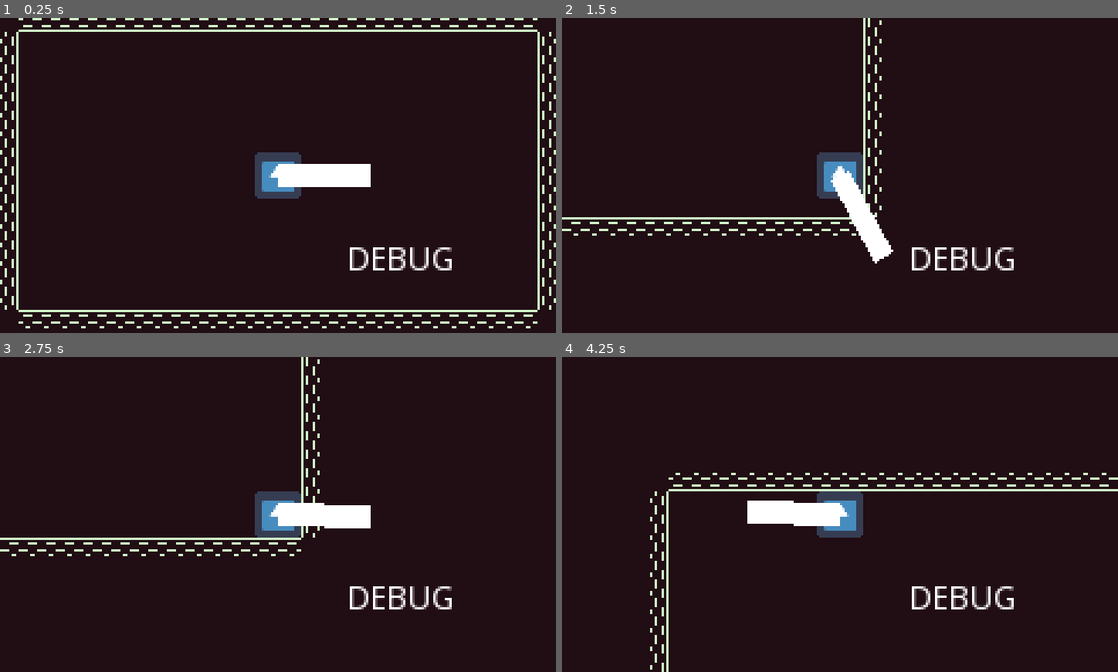
Above: before the commit, frames 1-4 (two rows, left to right).
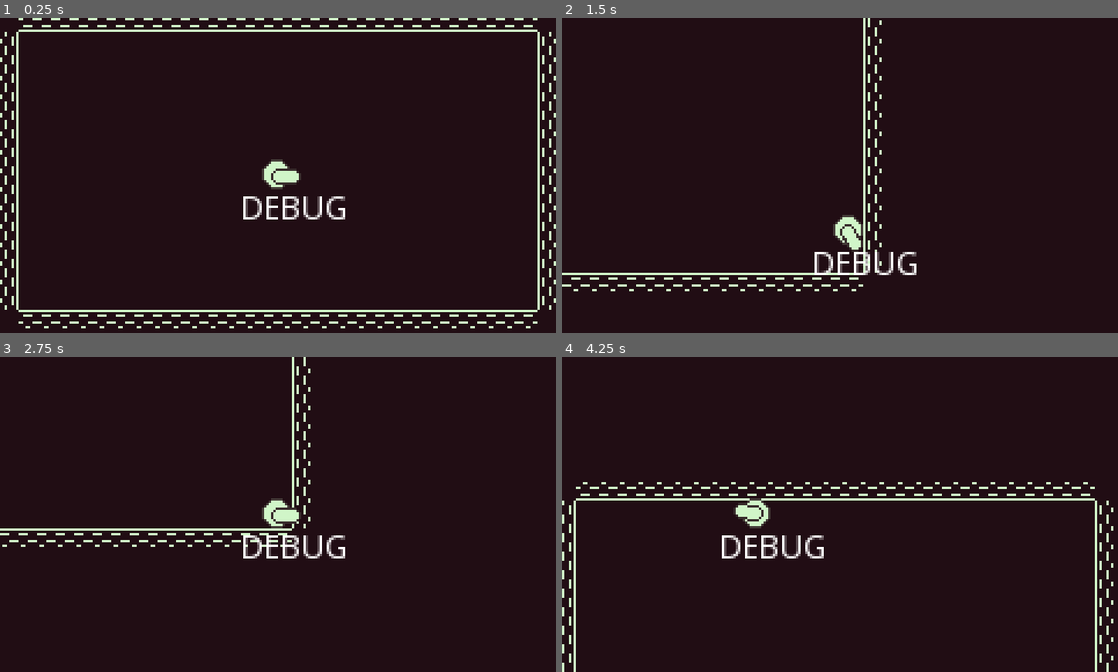
Above: after the commit, the same moments.

Repository: leafo/godot-game-1
Game: Godot game, scene res://Node.tscn
Same seed, same stepped clock (60 frames per second), same inputs: the game is played once before the commit and once after it. The engine's default icon, where the game draws it, is replaced by a stand-in: a white triangle on a blue panel in a dark square.
Inputs:
- Up to frame 1 (0.25 s): no input
- Up to frame 2 (1.5 s): tap Enter (ui_accept) at 0.5, 0.77 s; hold Right (ui_right) 0.53-1.28 s; hold Down (ui_down) from 1.28 s (still down)
- Up to frame 3 (2.75 s): tap Enter (ui_accept) at 1.52 s; release Down (ui_down) at 2.03 s; hold Right (ui_right) from 2.03 s (still down)
- Up to frame 4 (4.25 s): release Right (ui_right) at 2.78 s; hold Up (ui_up) 2.78-3.53 s; tap Enter (ui_accept) at 3.02, 3.77 s; hold Left (ui_left) from 3.53 s (still down)

The runs differ from the first frame. In frame 1, 3.4% of the frame differs, in the area x 43-82%, y 42-81%; in frame 2, 5.3%; in frame 3, 5.9%; in frame 4, 7.9%, in the area x 0-100%, y 36-100%.

Commit message:
add turrent

Diff:
--- a/Node.tscn
+++ b/Node.tscn
@@ -1,13 +1,14 @@
-[gd_scene load_steps=5 format=2]
+[gd_scene load_steps=6 format=2]
 
 [ext_resource path="res://Tiles.tres" type="TileSet" id=1]
 [ext_resource path="res://Player.gd" type="Script" id=2]
-[ext_resource path="res://icon.png" type="Texture" id=3]
+[ext_resource path="res://player.png" type="Texture" id=3]
+[ext_resource path="res://turrent.png" type="Texture" id=4]
 
 [sub_resource type="RectangleShape2D" id=1]
 
 custom_solver_bias = 0.0
-extents = Vector2( 10, 10 )
+extents = Vector2( 6, 6 )
 
 [node name="Node" type="Node" index="0"]
 
@@ -47,29 +48,17 @@
 "_edit_group_": true
 }
 
-[node name="Sprite" type="Sprite" parent="Player" index="0"]
+[node name="Body" type="Sprite" parent="Player" index="0"]
 
-scale = Vector2( 0.3, 0.3 )
 texture = ExtResource( 3 )
-_sections_unfolded = [ "Transform" ]
+_sections_unfolded = [ "Offset", "Transform" ]
 
-[node name="Gun" type="ColorRect" parent="Player" index="1"]
+[node name="Gun" type="Sprite" parent="Player" index="1"]
 
-anchor_left = 0.0
-anchor_top = 0.0
-anchor_right = 0.0
-anchor_bottom = 0.0
-margin_top = -5.0
-margin_right = 40.0
-margin_bottom = 5.0
-rect_pivot_offset = Vector2( 0, 5 )
-rect_clip_content = false
-mouse_filter = 0
-mouse_default_cursor_shape = 0
-size_flags_horizontal = 1
-size_flags_vertical = 1
-color = Color( 1, 1, 1, 1 )
-_sections_unfolded = [ "Rect" ]
+texture = ExtResource( 4 )
+centered = false
+offset = Vector2( -3, -3 )
+_sections_unfolded = [ "Offset", "Transform" ]
 
 [node name="Debug" type="RichTextLabel" parent="Player" index="2"]
 
@@ -77,10 +66,10 @@
 anchor_top = 0.0
 anchor_right = 0.0
 anchor_bottom = 0.0
-margin_left = 30.0
-margin_top = 30.0
-margin_right = 150.0
-margin_bottom = 50.0
+margin_left = -16.0
+margin_top = 8.0
+margin_right = 104.0
+margin_bottom = 28.0
 rect_pivot_offset = Vector2( 0, 0 )
 rect_clip_content = true
 mouse_filter = 0
@@ -113,7 +102,7 @@
 limit_smoothed = false
 drag_margin_h_enabled = false
 drag_margin_v_enabled = false
-smoothing_enabled = false
+smoothing_enabled = true
 smoothing_speed = 5.0
 offset_v = 0.0
 offset_h = 0.0
@@ -124,7 +113,12 @@
 editor_draw_screen = true
 editor_draw_limits = false
 editor_draw_drag_margin = false
+_sections_unfolded = [ "Smoothing" ]
+__meta__ = {
+"_edit_lock_": true
+}
 
 [node name="CollisionShape2D" type="CollisionShape2D" parent="Player" index="4"]
 
 shape = SubResource( 1 )
+_sections_unfolded = [ "Transform" ]
Binary file added: player.png
Not shown, added: player.png.import
Binary file added: turrent.png
Not shown, added: turrent.png.import
